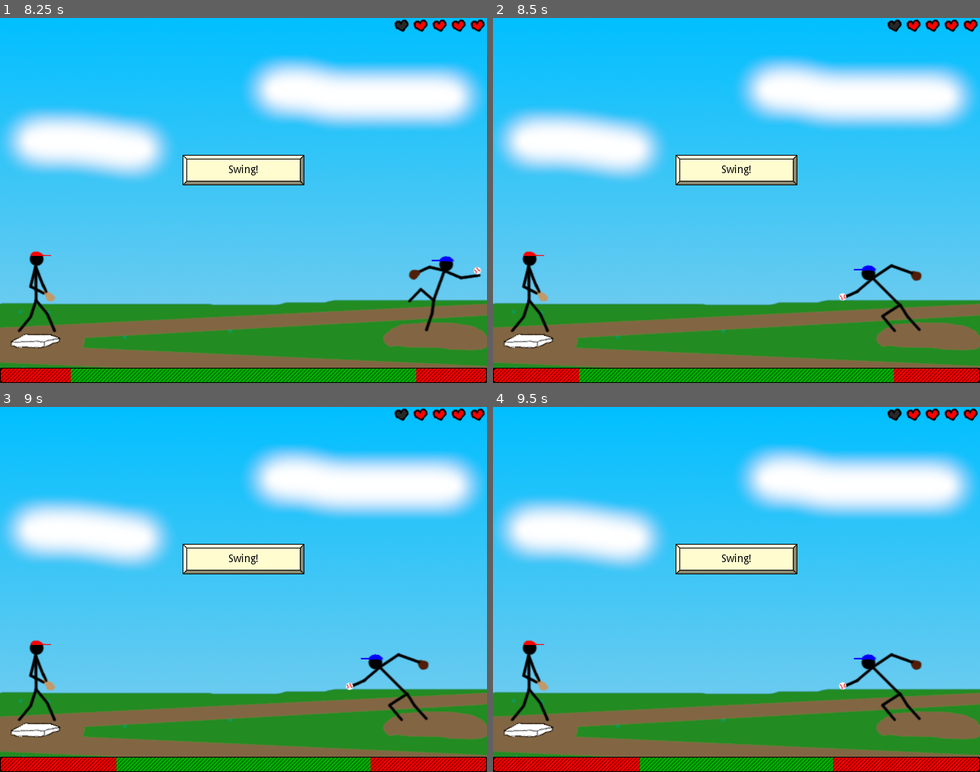
Above: before the commit, frames 1-4 (two rows, left to right).
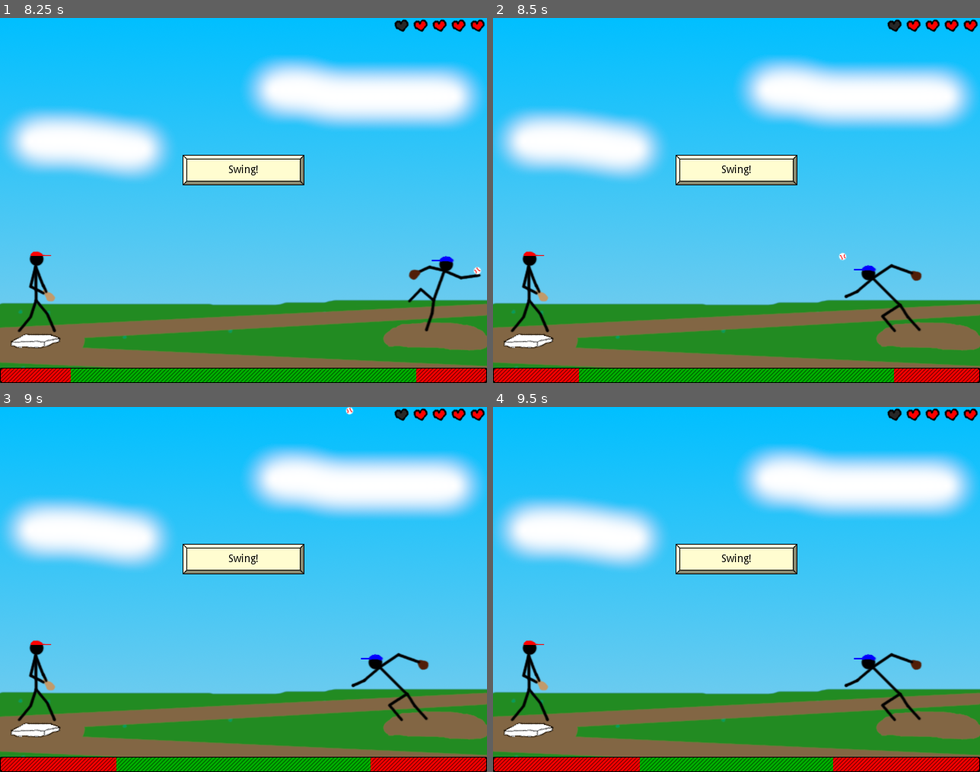
Above: after the commit, the same moments.

Repository: swashdev/minigame-madness
Game: Godot game, scene res://master/scenes/main.tscn
Two runs of this game, one before a commit and one after it. Both use one fixed random seed, a clock stepped at 60 frames per second and the inputs below.
Inputs:
- Up to frame 1 (8.25 s): hold Right (ui_right) 0.53-1.28 s; tap Space (ui_select) at 0.77, 1.52, 3.02, 3.77, 4.52, 6.02, 6.77, 7.52 s; hold Down (ui_down) 1.28-2.03 s; hold Right (ui_right) 2.03-2.78 s; hold Up (ui_up) 2.78-3.53 s; hold Left (ui_left) 3.53-5.03 s; hold Down (ui_down) 5.03-5.78 s; tap Enter at 5.75 s; hold Right (ui_right) 5.78-6.53 s; tap A at 6.5 s; hold Up (ui_up) 6.53-7.28 s; hold Right (ui_right) 7.28-8.03 s; hold Down (ui_down) from 8.03 s (still down)
- Up to frame 2 (8.5 s): keep holding Down (ui_down)
- Up to frame 3 (9 s): release Down (ui_down) at 8.78 s; hold Left (ui_left) from 8.78 s (still down)
- Up to frame 4 (9.5 s): keep holding Left (ui_left); tap Space (ui_select) at 9.02 s

Frame 1 is identical in both runs. In frame 2, less than 0.1% of the frame differs, in the area x 70-73%, y 64-78%; in frame 3, less than 0.1%, in the area x 70-73%, y 0-78%; in frame 4, less than 0.1%.

Commit message:
rotate projectile sprite rather than the scene

Diff:
--- a/shared/scripts/projectiles/projectile.gd
+++ b/shared/scripts/projectiles/projectile.gd
@@ -24,7 +24,7 @@
 # spin it.
 func _process( delta ):
 	if spin_degrees != 0.0:
-		rotation_degrees += spin_degrees * delta
+		$Sprite.rotation_degrees += spin_degrees * delta
 
 
 # Sets the projectile's speed and recalculates its linear velocity.
